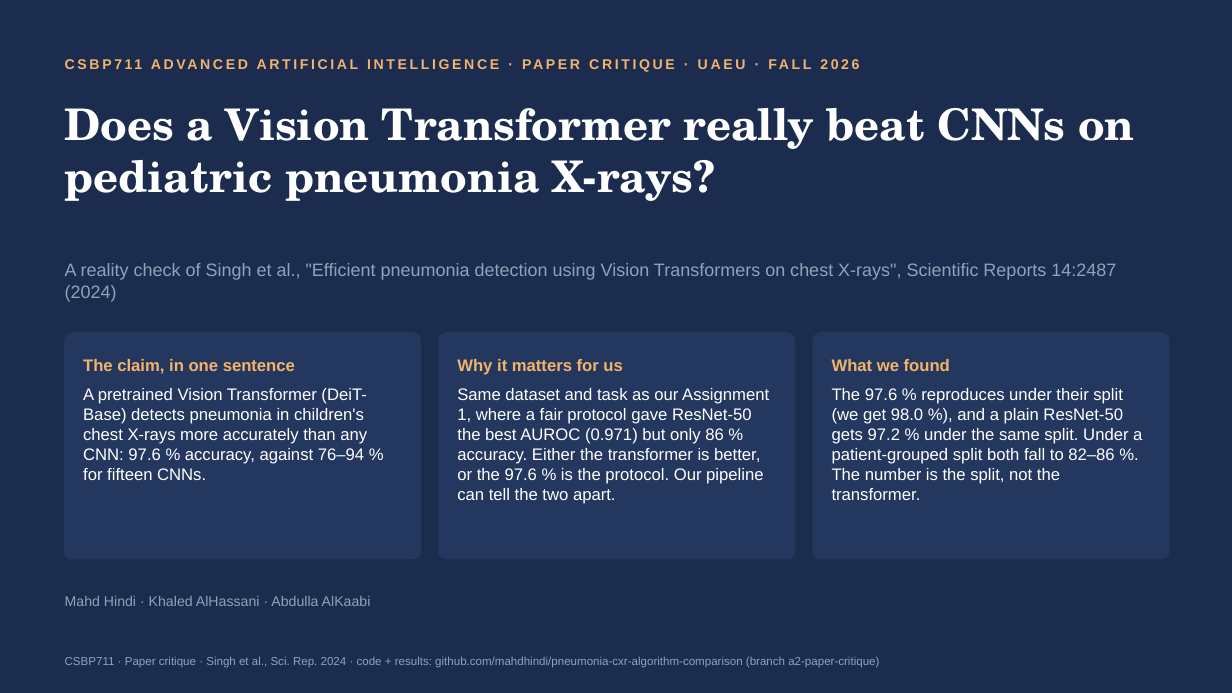
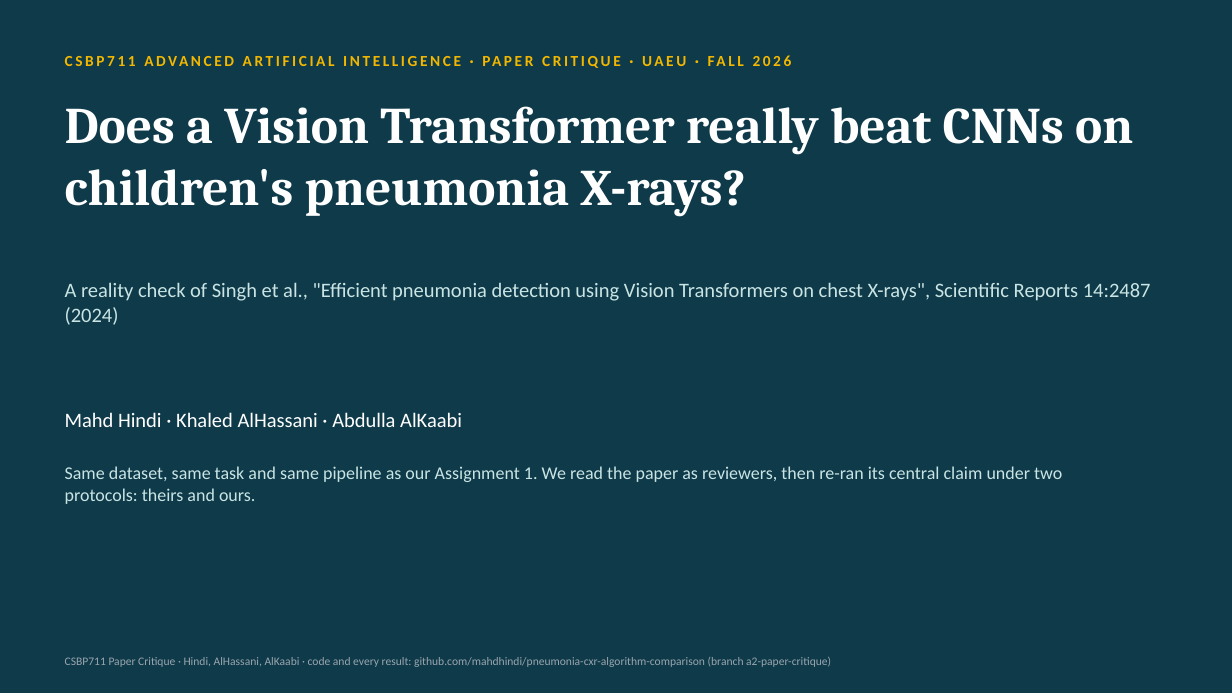
Before and after one commit to mahdhindi/pneumonia-cxr-algorithm-comparison, a slide deck: slide 1 of slides/CSBP711_A2_slides.pptx. Drawn at 1232x693 pixels with LibreOffice and Linux fonts; fonts in the diff are those of the drawing. Boxes give left, top, right and bottom in pixels: in the first picture for what was removed or moved away, otherwise in the second. Text is boxed around its words. In the diff, an @@ line names an element or a change of style, - is before the commit and + after.

```diff
--- a/slides/CSBP711_A2_slides.pptx
+++ b/slides/CSBP711_A2_slides.pptx
@@ background #1B2C4F to #0E3A4A @@
@@ text "CSBP711 ADVANCED ARTIFICIAL INTELLIGENCE · ..." at (x1=65, y1=51, x2=1174, y2=88): size 11 to 12 pt, font Arial to Calibri, text colour #F2B36B to #F3B700 @@
@@ title at (x1=65, y1=106, x2=1133, y2=216): text changed; size 34 to 40 pt; font TeX Gyre Schola to Cambria @@
-Does a Vision Transformer really beat CNNs on pediatric pneumonia X-rays?
+Does a Vision Transformer really beat CNNs on children's pneumonia X-rays?
@@ text "A reality check of Singh ..." moved from (x1=65, y1=263, x2=1116, y2=302) to (x1=65, y1=282, x2=1151, y2=325) @@
@@ text "A reality check of Singh ..." at (x1=65, y1=282, x2=1151, y2=325): size 14 to 16 pt, font Arial to Calibri, text colour #8FA3B8 to #C9E4E3 @@
@@ rounded rectangle removed at (x1=65, y1=333, x2=421, y2=559) @@
@@ rounded rectangle removed at (x1=439, y1=333, x2=795, y2=559) @@
@@ text removed at (x1=457, y1=359, x2=622, y2=375) @@
-Why it matters for us
@@ rounded rectangle removed at (x1=813, y1=333, x2=1169, y2=559) @@
@@ text removed at (x1=832, y1=359, x2=950, y2=371) @@
-What we found
@@ text removed at (x1=83, y1=388, x2=367, y2=480) @@
-A pretrained Vision Transformer (DeiT-Base) detects pneumonia in children's chest X-rays more accurately than any CNN: 97.6 % accuracy, against 76–94 % for fifteen CNNs.
@@ text removed at (x1=457, y1=388, x2=769, y2=504) @@
-Same dataset and task as our Assignment 1, where a fair protocol gave ResNet-50 the best AUROC (0.971) but only 86 % accuracy. Either the transformer is better, or the 97.6 % is the protocol. Our pipeline can tell the two apart.
@@ text removed at (x1=832, y1=388, x2=1142, y2=500) @@
-The 97.6 % reproduces under their split (we get 98.0 %), and a plain ResNet-50 gets 97.2 % under the same split. Under a patient-grouped split both fall to 82–86 %. The number is the split, not the transformer.
@@ text "Mahd Hindi · Khaled AlHassani ..." moved from (x1=65, y1=596, x2=371, y2=606) to (x1=65, y1=412, x2=462, y2=427) @@
@@ text "Mahd Hindi · Khaled AlHassani ..." at (x1=65, y1=412, x2=462, y2=427): size 11 to 16 pt, font Arial to Calibri, text colour #8FA3B8 to #FFFFFF; vertical alignment middle to top @@
@@ text at (x1=65, y1=466, x2=1062, y2=504): text changed; size 13 to 14 pt; font Arial to Calibri; text colour #F2B36B to #C9E4E3; bold off @@
-The claim, in one sentence
+Same dataset, same task and same pipeline as our Assignment 1. We read the paper as reviewers, then re-ran its central claim under two protocols: theirs and ours.
@@ text "Same dataset, same task and ..." at (x1=65, y1=466, x2=1062, y2=504): vertical alignment middle to top @@
@@ text at (x1=65, y1=657, x2=831, y2=667): text changed; font Arial to Calibri; text colour #8FA3B8 to #9AA5AE @@
-CSBP711 · Paper critique · Singh et al., Sci. Rep. 2024 · code + results: github.com/mahdhindi/pneumonia-cxr-algorithm-comparison (branch a2-paper-critique)
+CSBP711 Paper Critique · Hindi, AlHassani, AlKaabi · code and every result: github.com/mahdhindi/pneumonia-cxr-algorithm-comparison (branch a2-paper-critique)
```
Also in this commit, not shown: 3 other slides changed, 12 slides added, 3 slides removed, 1 other file.
